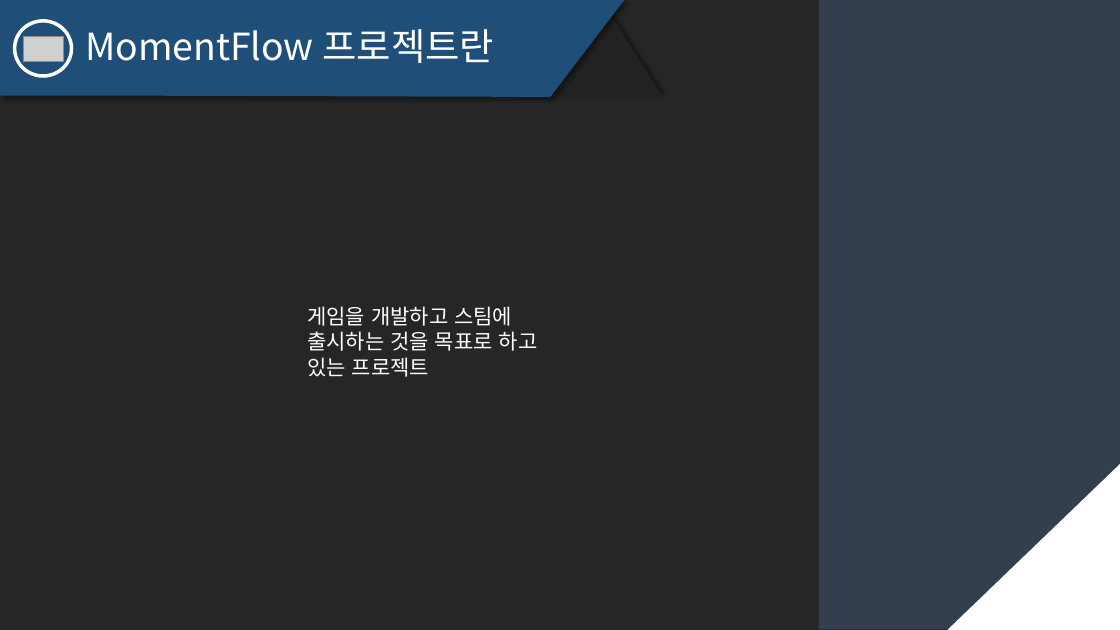
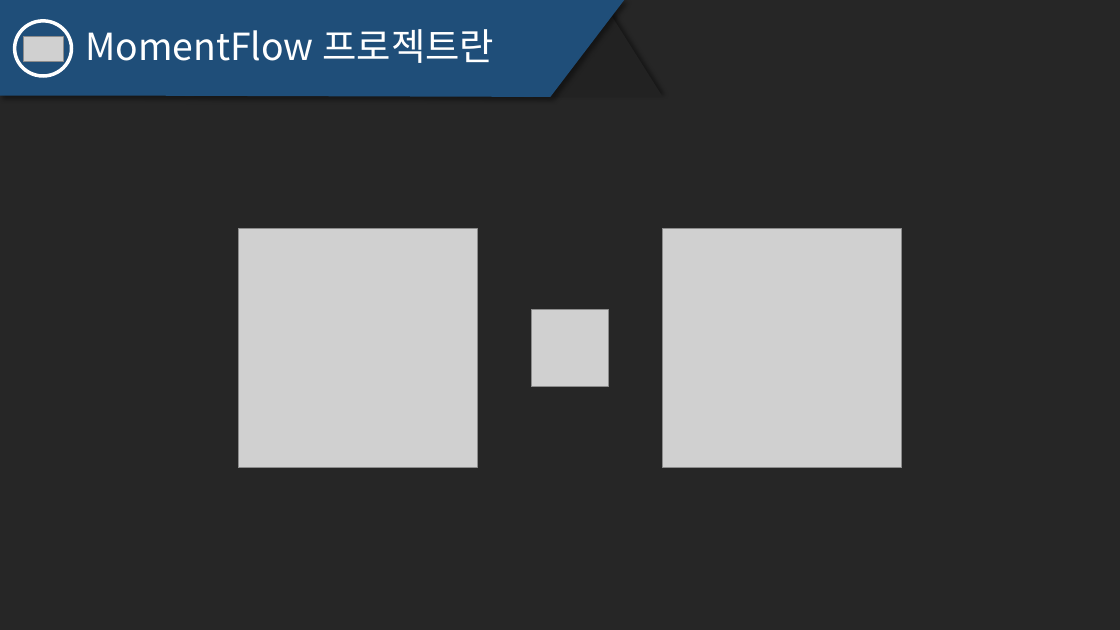
Before and after one commit to JSungMin/MomentFlow05, a slide deck: slide 2 of Documents/소마문서/발표PPT/MomentFlow4차역량강화스터디.pptx. Drawn at 1120x630 pixels with LibreOffice and Linux fonts; fonts in the diff are those of the drawing; grey boxes stand for pictures. Boxes give left, top, right and bottom in pixels: in the first picture for what was removed or moved away, otherwise in the second. Text is boxed around its words. In the diff, an @@ line names an element or a change of style, - is before the commit and + after.

```diff
--- a/Documents/소마문서/발표PPT/MomentFlow4차역량강화스터디.pptx
+++ b/Documents/소마문서/발표PPT/MomentFlow4차역량강화스터디.pptx
@@ rectangle removed at (x1=818, y1=0, x2=1120, y2=629) @@
@@ picture added at (x1=238, y1=229, x2=476, y2=467) @@
@@ picture added at (x1=663, y1=229, x2=902, y2=467) @@
@@ text removed at (x1=307, y1=306, x2=538, y2=377) @@
-게임을 개발하고 스팀에 출시하는 것을 목표로 하고 있는 프로젝트
@@ picture added at (x1=532, y1=310, x2=609, y2=387) @@
@@ right triangle removed at (x1=948, y1=462, x2=1120, y2=630) @@
```
Also in this commit, not shown: 4 other slides changed, 1 slide removed, 21 other files.
